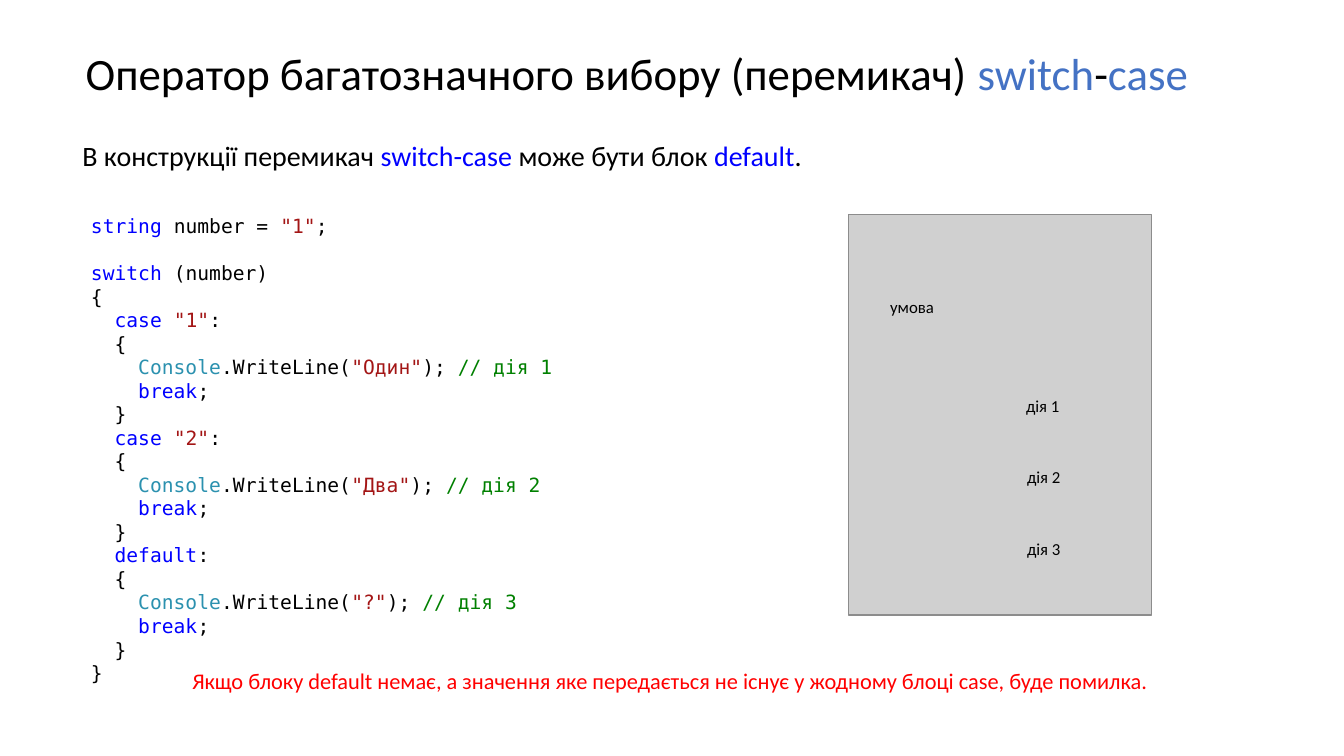
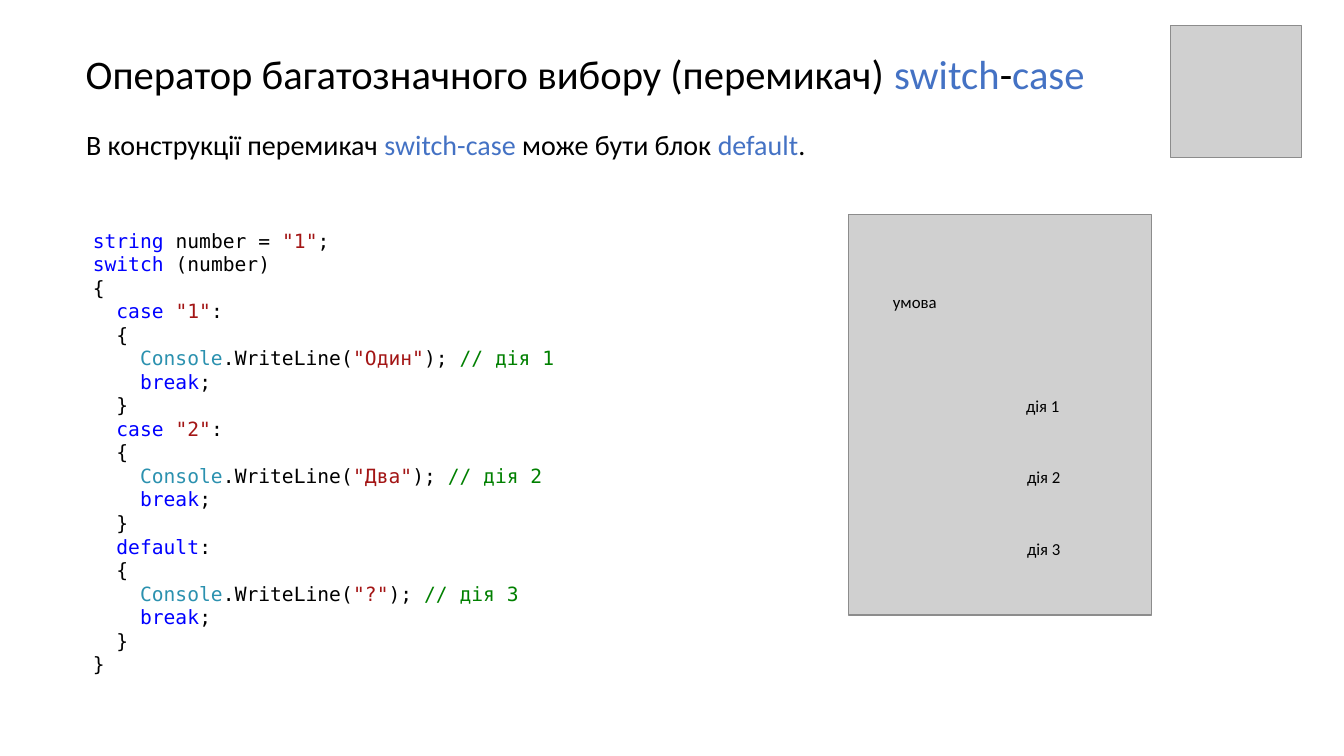
Before and after one commit to IT-Academy2020/Lesson_003_Conditions, a slide deck: slide 9 of Lesson3.pptx (slide 8 before the commit). Drawn at 1344x756 pixels with LibreOffice and Linux fonts; fonts in the diff are those of the drawing; grey boxes stand for pictures. Boxes give left, top, right and bottom in pixels: in the first picture for what was removed or moved away, otherwise in the second. Text is boxed around its words. In the diff, an @@ line names an element or a change of style, - is before the commit and + after.

```diff
--- a/Lesson3.pptx
+++ b/Lesson3.pptx
@@ title "Оператор багатозначного вибору (перемикач) switch-case" at (x1=86, y1=59, x2=1085, y2=96): size 32 to 29 pt @@
@@ picture added at (x1=1172, y1=26, x2=1303, y2=158) @@
@@ text "В конструкції перемикач switch-case може ..." moved from (x1=82, y1=146, x2=802, y2=171) to (x1=86, y1=135, x2=806, y2=160) @@
@@ text "В конструкції перемикач switch-case може ..." at (x1=86, y1=135, x2=806, y2=160): text colour #0000FF to #4472C4 in "switch-case default." @@
@@ text "string number = "1";" rewrapped from (x1=91, y1=218, x2=552, y2=636) to (x1=93, y1=233, x2=554, y2=627) @@
@@ text "умова" moved from (x1=890, y1=305, x2=934, y2=316) to (x1=893, y1=300, x2=937, y2=311) @@
@@ text removed at (x1=192, y1=673, x2=1147, y2=693) @@
-Якщо блоку default немає, а значення яке передається не існує у жодному блоці case, буде помилка.
```
Also in this commit, not shown: 7 other slides changed, 2 slides added.
